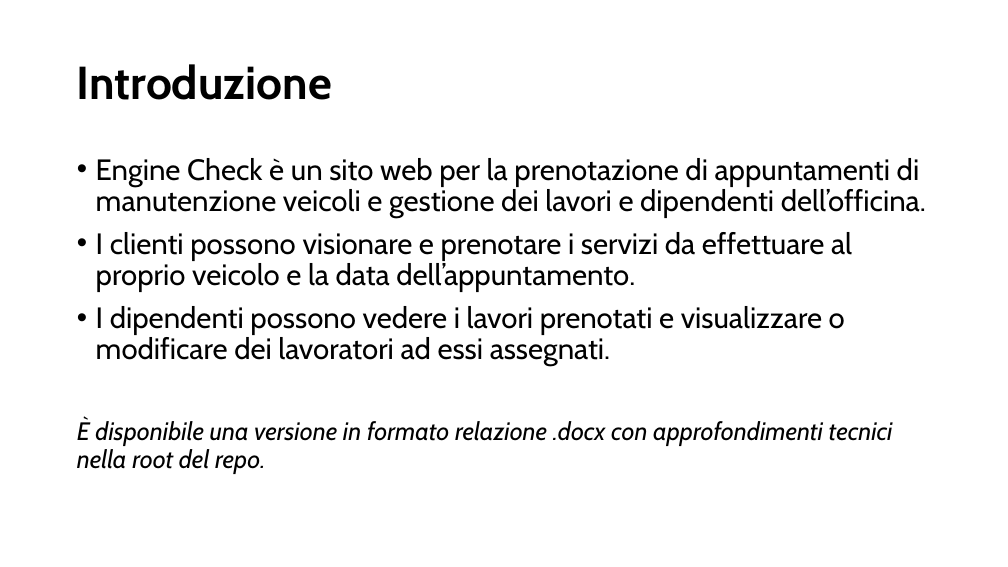
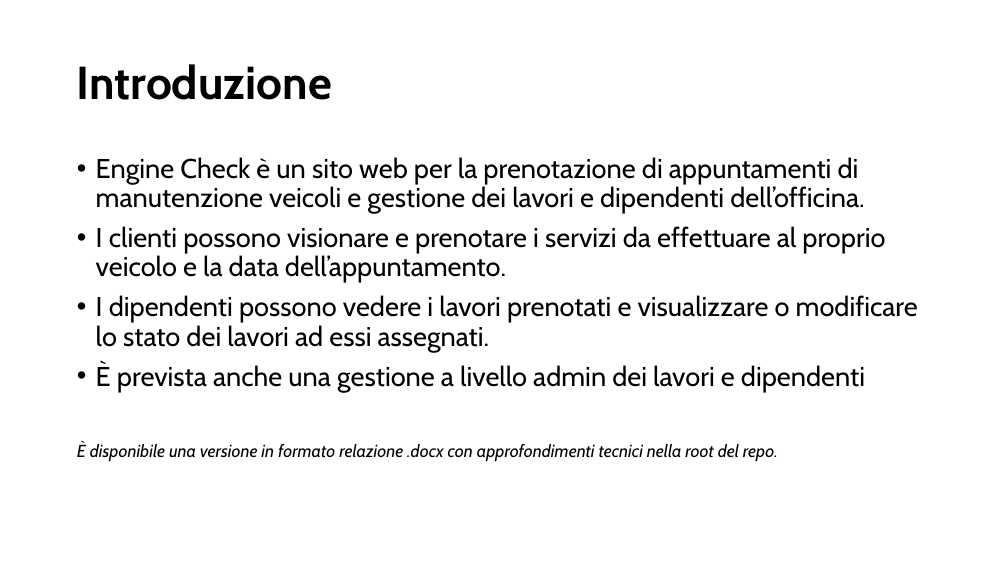
Before and after one commit to StatJon/Progetto-IngegneriaSistemiWeb, a slide deck: slide 2 of Presentazione Progetto.pptx. Drawn at 1008x567 pixels with LibreOffice and Linux fonts; fonts in the diff are those of the drawing. Boxes give left, top, right and bottom in pixels: in the first picture for what was removed or moved away, otherwise in the second. Text is boxed around its words. In the diff, an @@ line names an element or a change of style, - is before the commit and + after.

```diff
--- a/Presentazione Progetto.pptx
+++ b/Presentazione Progetto.pptx
@@ text at <box>77,157,885,462</box>: size 28 to 25.9 pt in "Engine Check è un sito web per ...", "I clienti possono visionare e prenotare i ..."; size 24 to 16.6 pt in "È disponibile una versione in formato relazione ..." @@
@@ text at <box>96,295,918,392</box>: text changed; size 28 to 25.9 pt @@
-• I dipendenti possono vedere i lavori prenotati e visualizzare o modificare dei lavoratori ad essi assegnati.
+• I dipendenti possono vedere i lavori prenotati e visualizzare o modificare lo stato dei lavori ad essi assegnati.
+• È prevista anche una gestione a livello admin dei lavori e dipendenti
```
Also in this commit, not shown: 3 other slides changed, 3 other files.
